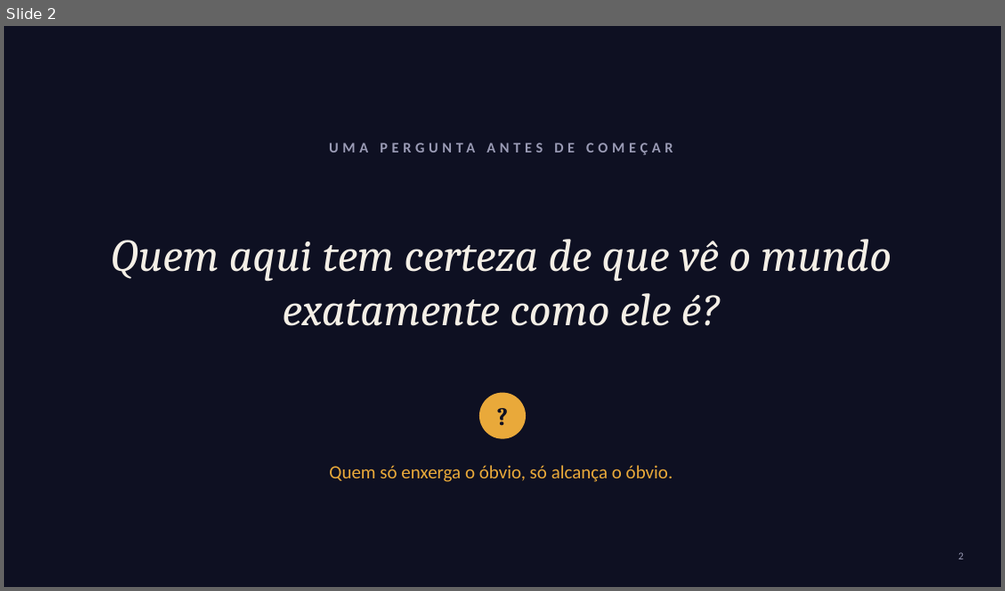
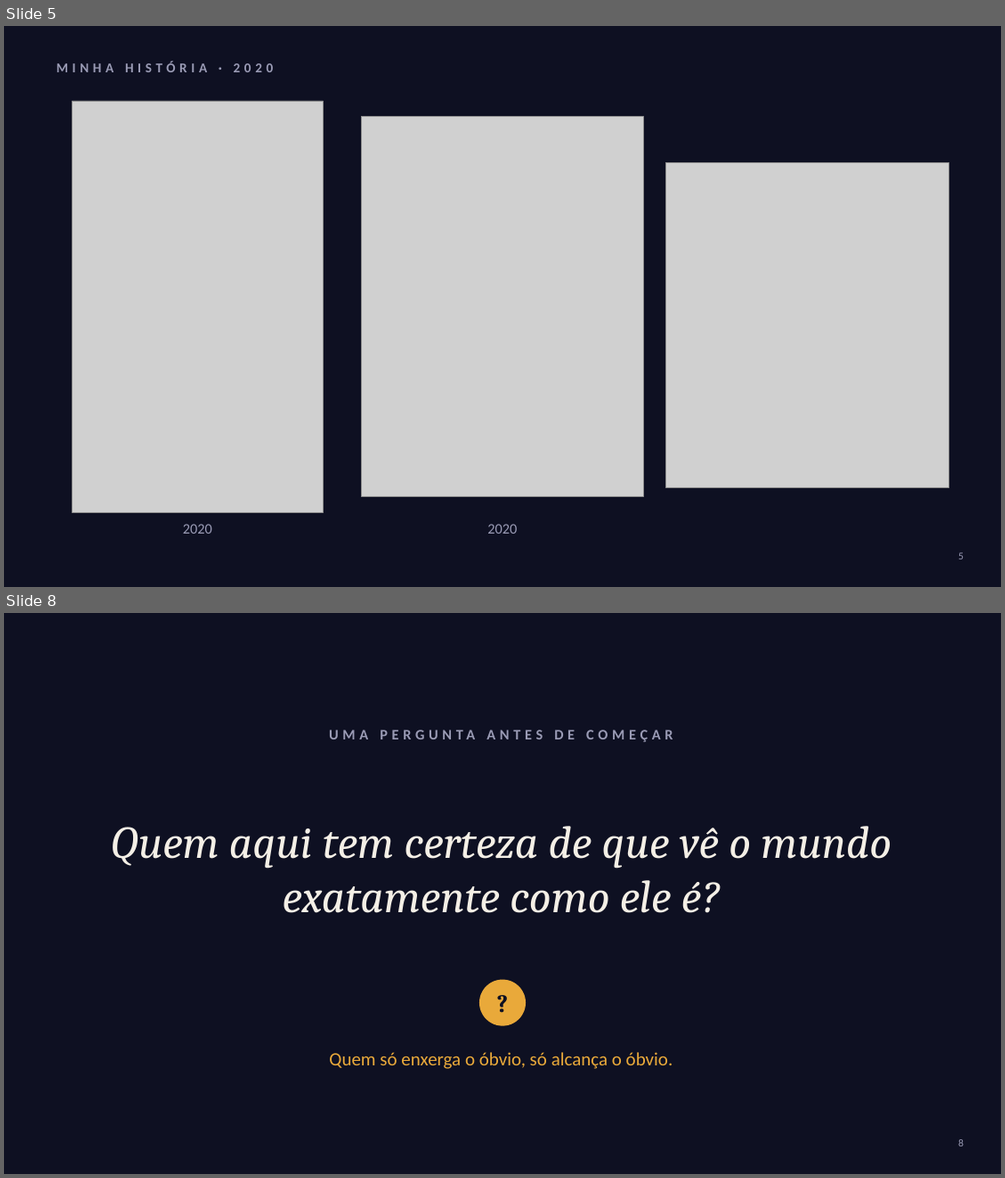
Before and after one commit to leilaonozaplivooBasil/Leil-onozaplivoo, a slide deck: apresentacoes/enxergar-alem/Enxergar_Alem_NOVO.pptx. Shown one above the other, each under a label of ours: slide 2 before the commit, slides 5 and 8 after it; the slides between them are not shown. The pictures are 1005x591 and 1005x1178 pixels, drawn with LibreOffice and Linux fonts; fonts in the diff are those of the drawing; grey boxes stand for pictures. Boxes give left, top, right and bottom in pixels: in the first picture for what was removed or moved away, otherwise in the second. Text is boxed around its words. In the diff, an @@ line names an element or a change of style, - is before the commit and + after.

```diff
--- a/apresentacoes/enxergar-alem/Enxergar_Alem_NOVO.pptx
+++ b/apresentacoes/enxergar-alem/Enxergar_Alem_NOVO.pptx
@@ slide 5 added at bbox=[4, 26, 1001, 587], background #0E1022 @@
@@ text added at bbox=[57, 61, 274, 72], 13 pt, text #9A9BB5, bold @@
+MINHA HISTÓRIA · 2020
@@ picture added at bbox=[72, 101, 324, 512] @@
@@ picture added at bbox=[362, 117, 644, 496] @@
@@ picture added at bbox=[666, 162, 949, 488] @@
@@ text added at bbox=[183, 524, 212, 533], 14 pt, text #9A9BB5 @@
+2020
@@ text added at bbox=[487, 524, 517, 533], 14 pt, text #9A9BB5 @@
+2020
@@ page number added at bbox=[958, 552, 963, 559], 10 pt, text #9A9BB5 @@
+5
@@ what was slide 2 is now slide 8 @@
@@ page number at bbox=[958, 1139, 963, 1146]: text changed @@
-2
+8
```
Also in this commit, not shown: 7 other slides added, 15 other files.
